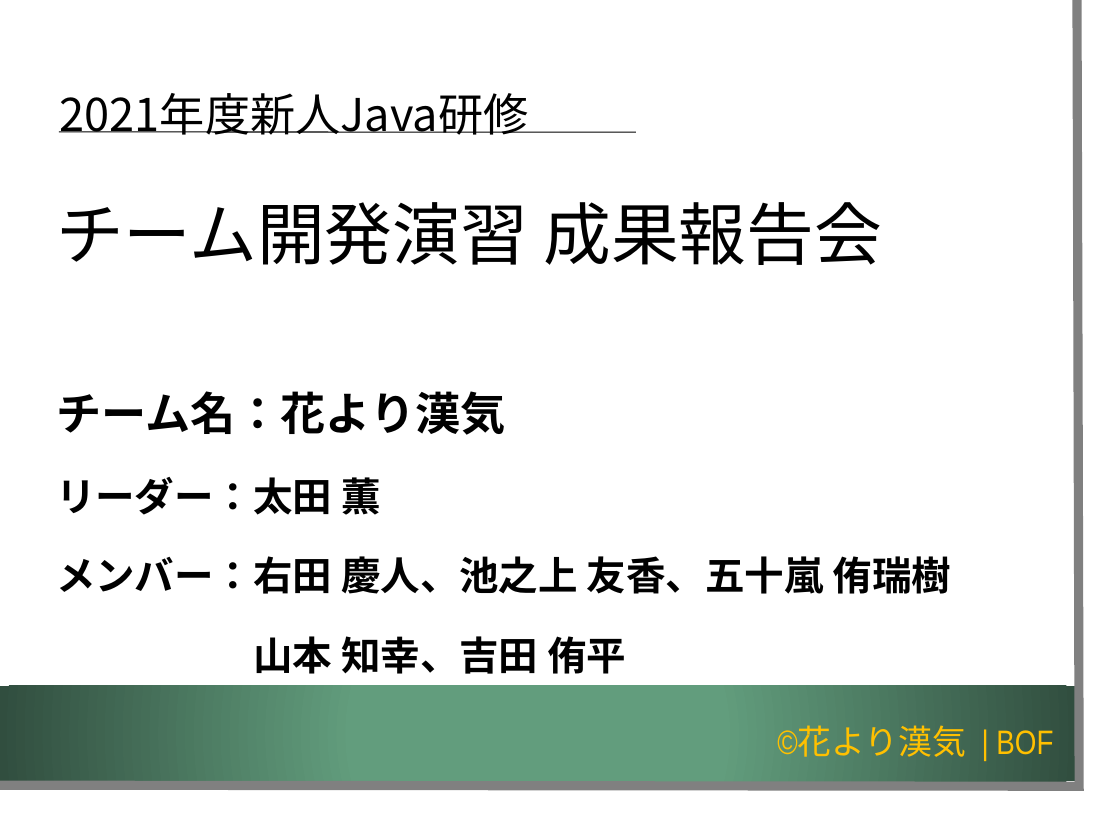
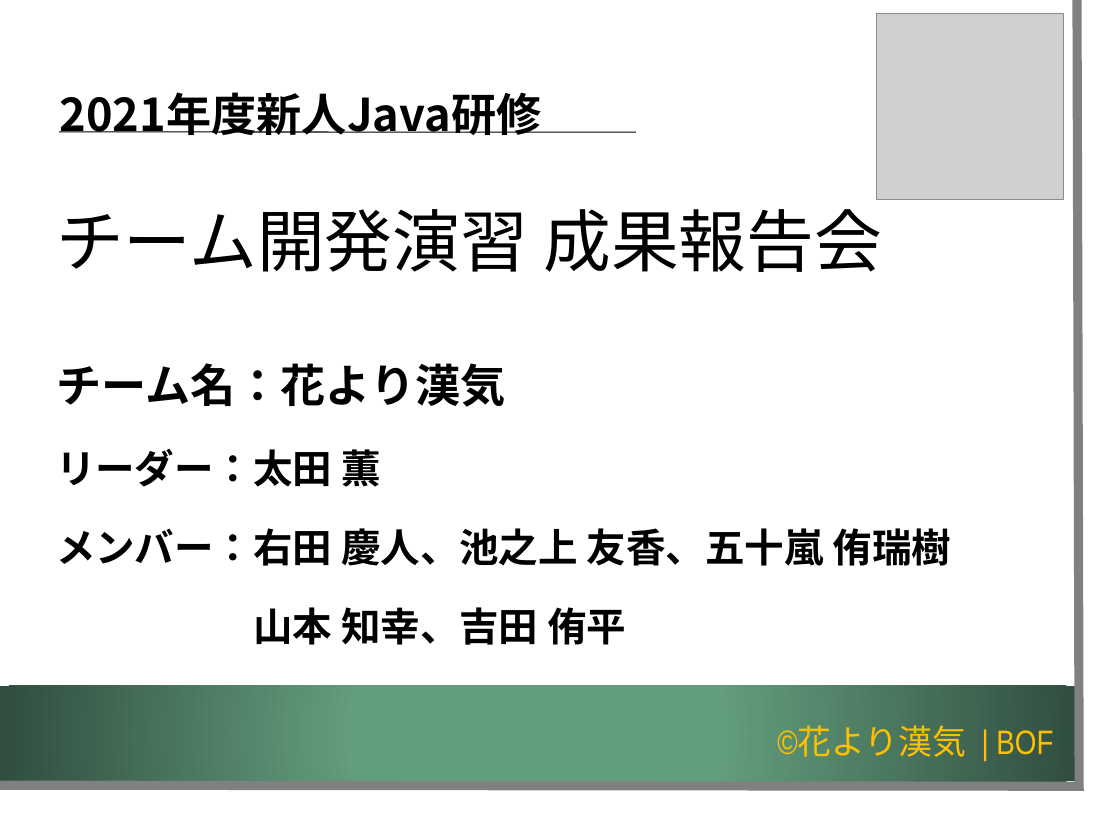
Before and after one commit to K-MIGTA/hanayoriRepo, a slide deck: slide 1 of 成果報告会_発表用スライド_チーム開発演習編集版_1.2.pptx. Drawn at 1120x840 pixels with LibreOffice and Linux fonts; fonts in the diff are those of the drawing; grey boxes stand for pictures; background and template pictures are left out. Boxes give left, top, right and bottom in pixels: in the first picture for what was removed or moved away, otherwise in the second. Text is boxed around its words. In the diff, an @@ line names an element or a change of style, - is before the commit and + after.

```diff
--- a/成果報告会_発表用スライド_チーム開発演習編集版_1.2.pptx
+++ b/成果報告会_発表用スライド_チーム開発演習編集版_1.2.pptx
@@ picture added at (x1=877, y1=13, x2=1064, y2=199) @@
@@ text "2021年度新人Java研修" at (x1=60, y1=92, x2=542, y2=135): bold on @@
@@ text "チーム開発演習 成果報告会" rewrapped from (x1=56, y1=202, x2=951, y2=674) to (x1=56, y1=197, x2=951, y2=645) @@
```
Also in this commit, not shown: 10 other slides changed, 22 slides added, 8 slides removed.
